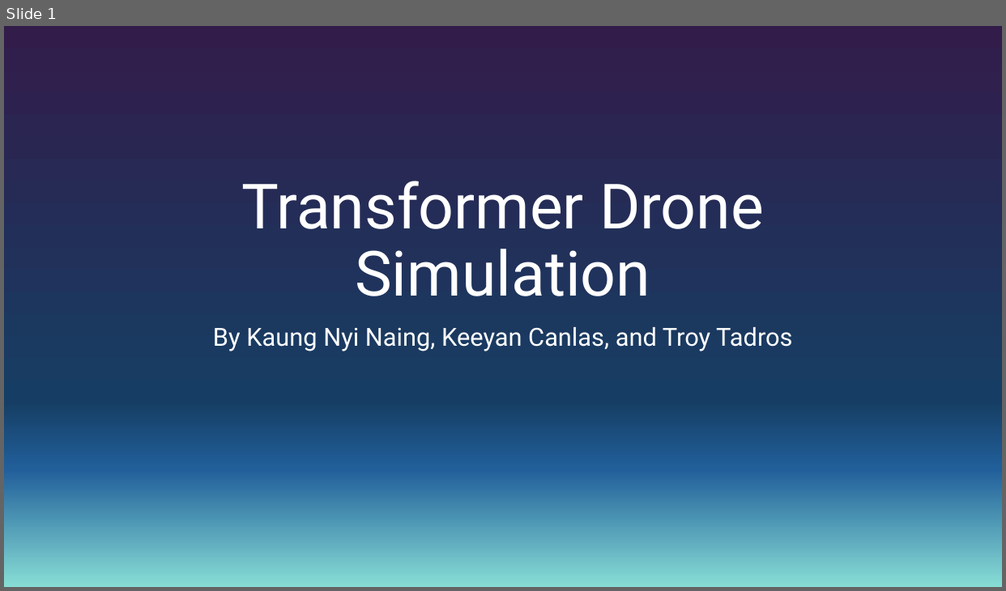
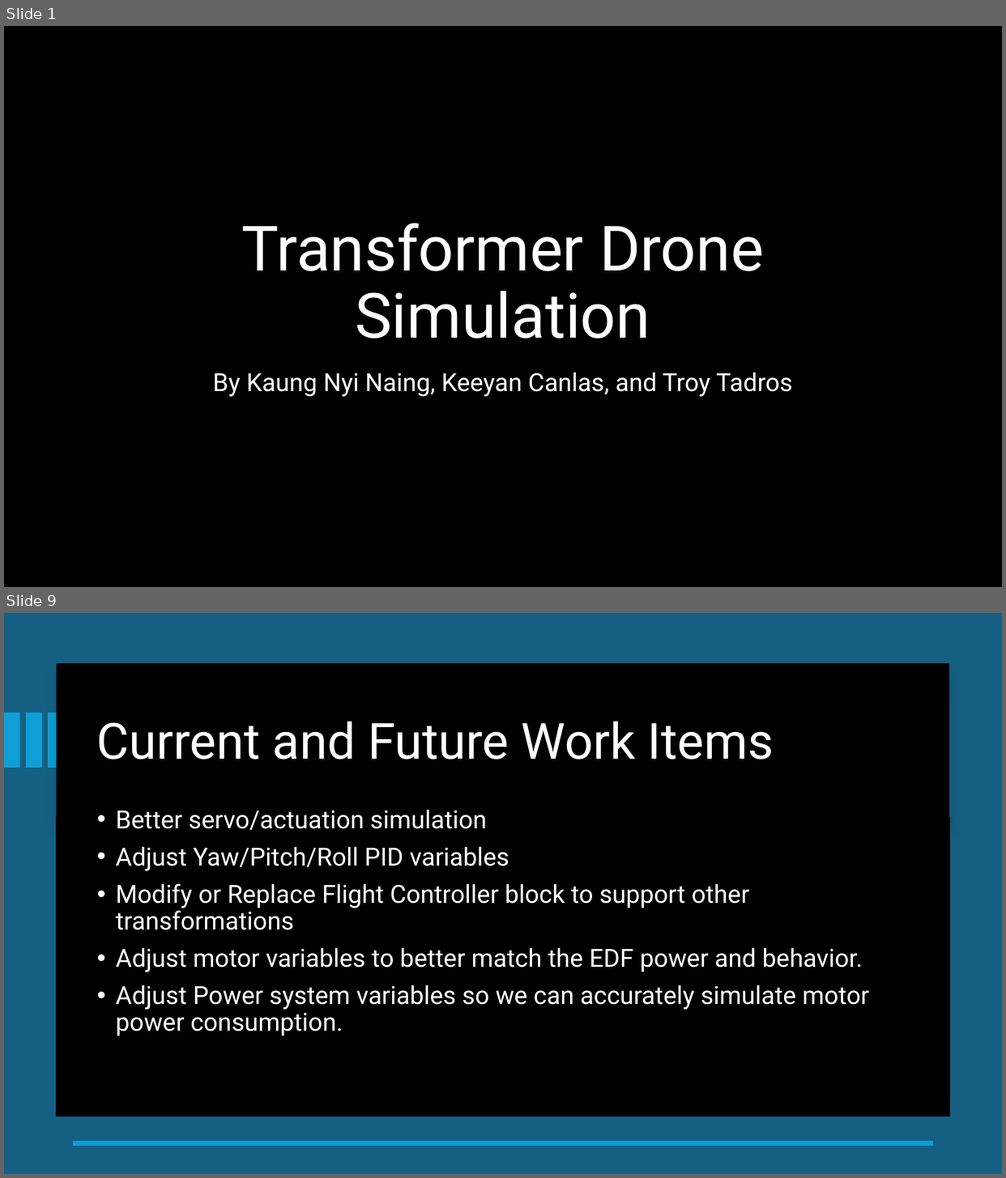
Before and after one commit to KNN1244/Transformer_Drone_RSCL, a slide deck: Documentation/Firday_3_6_2026_Presentation.pptx. Shown one above the other, each under a label of ours: slide 1 before the commit, slides 1 and 9 after it; the slides between them are not shown. The pictures are 1006x591 and 1006x1178 pixels, drawn with LibreOffice and Linux fonts; fonts in the diff are those of the drawing; background and template pictures are left out. Boxes give left, top, right and bottom in pixels: in the first picture for what was removed or moved away, otherwise in the second. Text is boxed around its words. In the diff, an @@ line names an element or a change of style, - is before the commit and + after.

```diff
--- a/Documentation/Firday_3_6_2026_Presentation.pptx
+++ b/Documentation/Firday_3_6_2026_Presentation.pptx
@@ slide 9 added at (4,613,1002,1174), background #156082 @@
@@ rectangle added at (57,663,949,818), fill #000000 @@
@@ rectangle added at (4,713,19,768), fill #0F9ED5 @@
@@ rectangle added at (26,713,41,768), fill #0F9ED5 @@
@@ rectangle added at (49,713,64,768), fill #0F9ED5 @@
@@ title added at (97,721,774,760), 48 pt, text #FFFFFF @@
+Current and Future Work Items
@@ rectangle added at (57,818,949,1115), fill #000000, outline #000000 1.5 pt @@
@@ text added at (116,810,869,1037), 24 pt, text #FFFFFF @@
+• Better servo/actuation simulation
+• Adjust Yaw/Pitch/Roll PID variables
+• Modify or Replace Flight Controller block to support other transformations
+• Adjust motor variables to better match the EDF power and behavior.
+• Adjust Power system variables so we can accurately simulate motor power consumption.
@@ line added from (934, 1144) to (73, 1144), #0F9ED5 4.5 pt @@
@@ slide 1 changed as well @@
@@ background gradient #321C4A to #163E64 to #215F9A to #87DDD5 to picture (left out) @@
@@ rectangle added at (4,26,1002,587), fill #000000 @@
@@ title "Transformer Drone Simulation": place and size @@
-title "Transformer Drone Simulation" at (241,181,764,297)
+title "Transformer Drone Simulation" at (241,223,764,339)
@@ subtitle "By Kaung Nyi Naing, Keeyan ...": place and size @@
-subtitle "By Kaung Nyi Naing, Keeyan ..." at (213,327,792,352)
+subtitle "By Kaung Nyi Naing, Keeyan ..." at (213,373,792,397)
```
Also in this commit, not shown: 8 other slides added, 1 slide removed.
